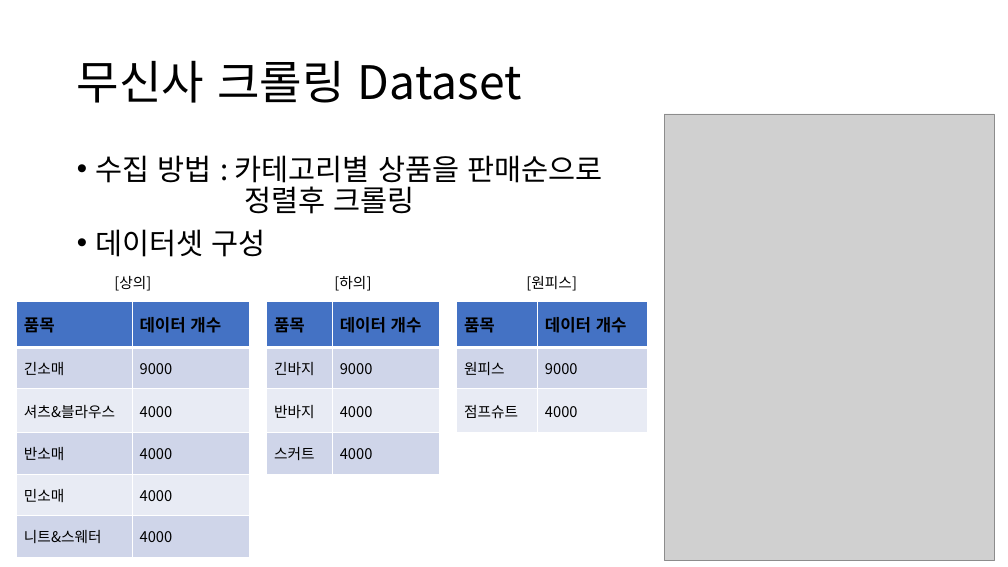
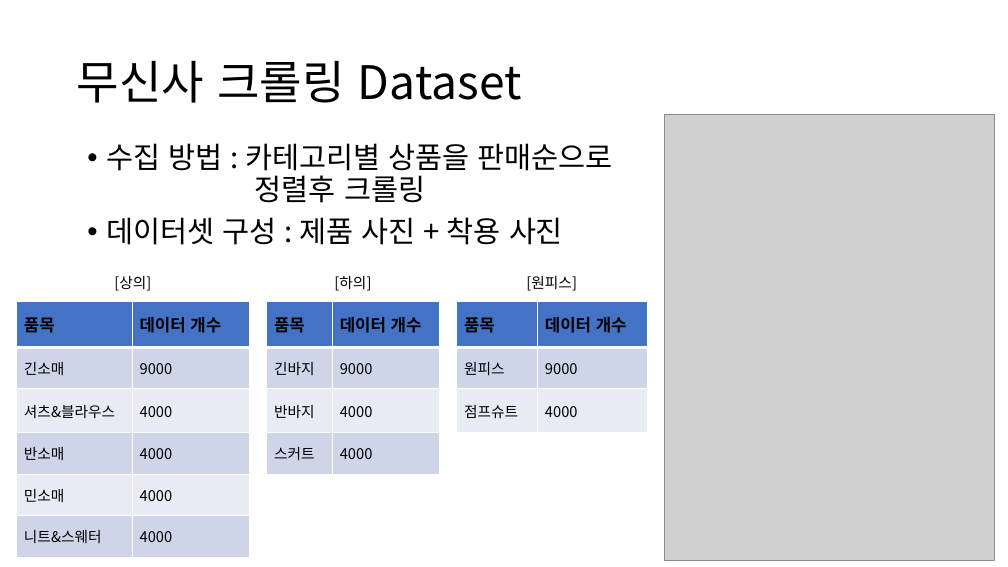
Before and after one commit to Playdata-G-DA35/DA35-final-team2-Item_Classification_RPA, a slide deck: slide 6 of documents/Clothes Detection 모델 보고서.pptx (slide 7 before the commit). Drawn at 1008x567 pixels with LibreOffice and Linux fonts; fonts in the diff are those of the drawing; grey boxes stand for pictures. Boxes give left, top, right and bottom in pixels: in the first picture for what was removed or moved away, otherwise in the second. Text is boxed around its words. In the diff, an @@ line names an element or a change of style, - is before the commit and + after.

```diff
--- a/documents/Clothes Detection 모델 보고서.pptx
+++ b/documents/Clothes Detection 모델 보고서.pptx
@@ text "수집 방법 : 카테고리별 상품을 ...": place and size @@
-text "수집 방법 : 카테고리별 상품을 ..." at [96, 155, 602, 257]
+text "수집 방법 : 카테고리별 상품을 ..." at [106, 143, 613, 245]
@@ text at [106, 217, 563, 245]: text changed @@
-• 데이터셋 구성
+• 데이터셋 구성 : 제품 사진 + 착용 사진
```
Also in this commit, not shown: 7 other slides changed, 4 slides added, 1 slide removed, 1 other file.
